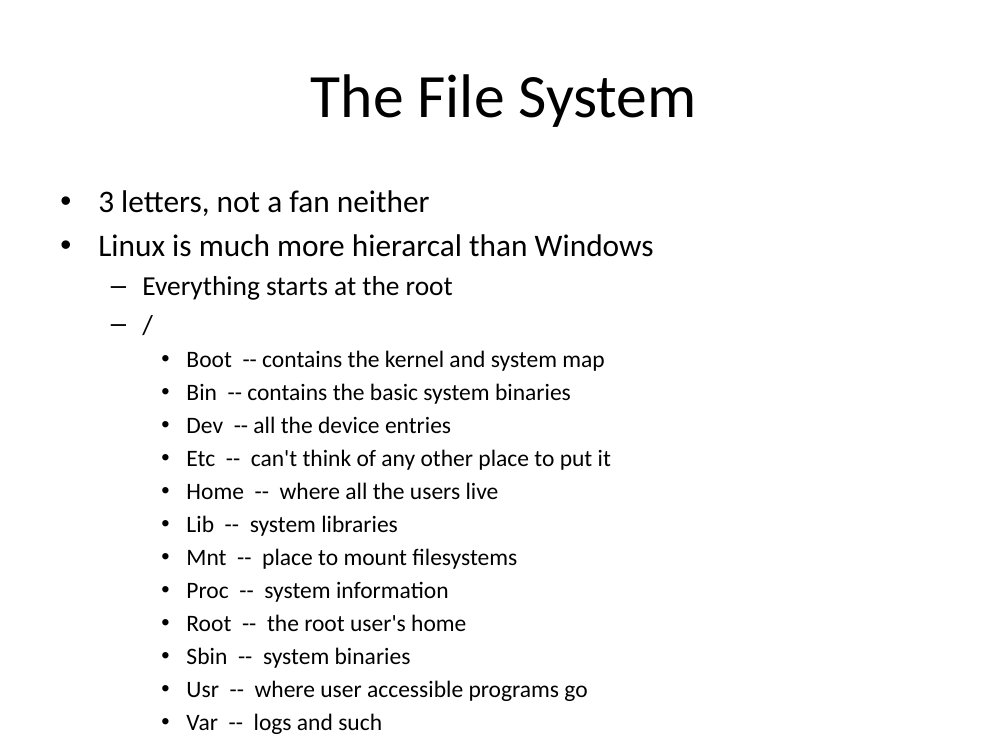
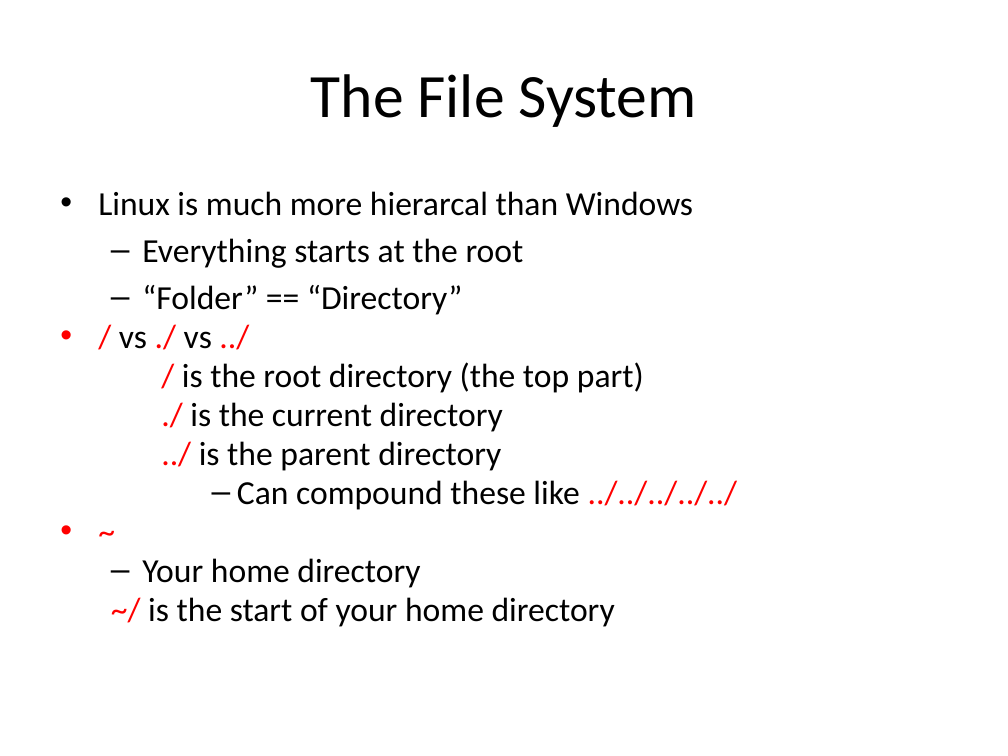
Before and after one commit to uwmadisonieee/Tutorials, a slide deck: slide 17 of Linux/Linux_101.pptx. Drawn at 1008x756 pixels with LibreOffice and Linux fonts; fonts in the diff are those of the drawing. Boxes give left, top, right and bottom in pixels: in the first picture for what was removed or moved away, otherwise in the second. Text is boxed around its words. In the diff, an @@ line names an element or a change of style, - is before the commit and + after.

Commit message:
updated Linux presentation

```diff
--- a/Linux/Linux_101.pptx
+++ b/Linux/Linux_101.pptx
@@ text at (98, 190, 430, 216): paragraph removed @@
-• 3 letters, not a fan neither
@@ text at (98, 191, 693, 268): size 22.4 to 24 pt in "Linux is much more hierarcal than Windows"; size 19.6 to 24 pt in "Everything starts at the root" @@
@@ text at (119, 285, 644, 627): text changed; size 16.8 to 24 pt @@
-  – /
-    • Boot -- contains the kernel and system map
-    • Bin -- contains the basic system binaries
-    • Dev -- all the device entries
-    • Etc -- can't think of any other place to put it
-    • Home -- where all the users live
-    • Lib -- system libraries
-    • Mnt -- place to mount filesystems
-    • Proc -- system information
-    • Root -- the root user's home
-    • Sbin -- system binaries
-    • Usr -- where user accessible programs go
-    • Var -- logs and such
+  – “Folder” == “Directory”
+• / vs ./ vs ../
+    / is the root directory (the top part)
+    ./ is the current directory
+    ../ is the parent directory
+      – Can compound these like ../../../../../
+• ~
+  – Your home directory
+  ~/ is the start of your home directory
```
Also in this commit, not shown: 6 other slides changed, 7 slides added, 8 slides removed, 2 other files.
